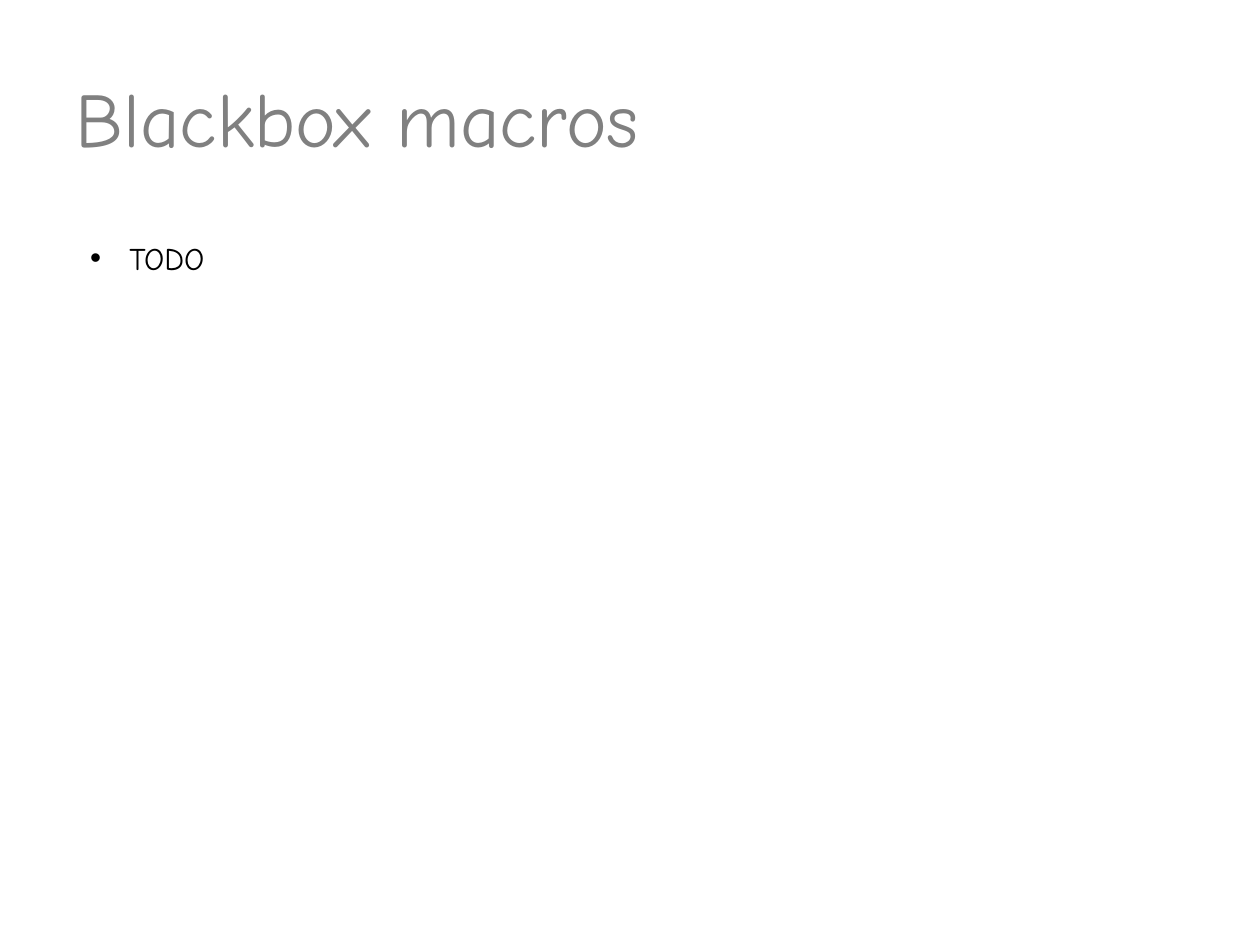
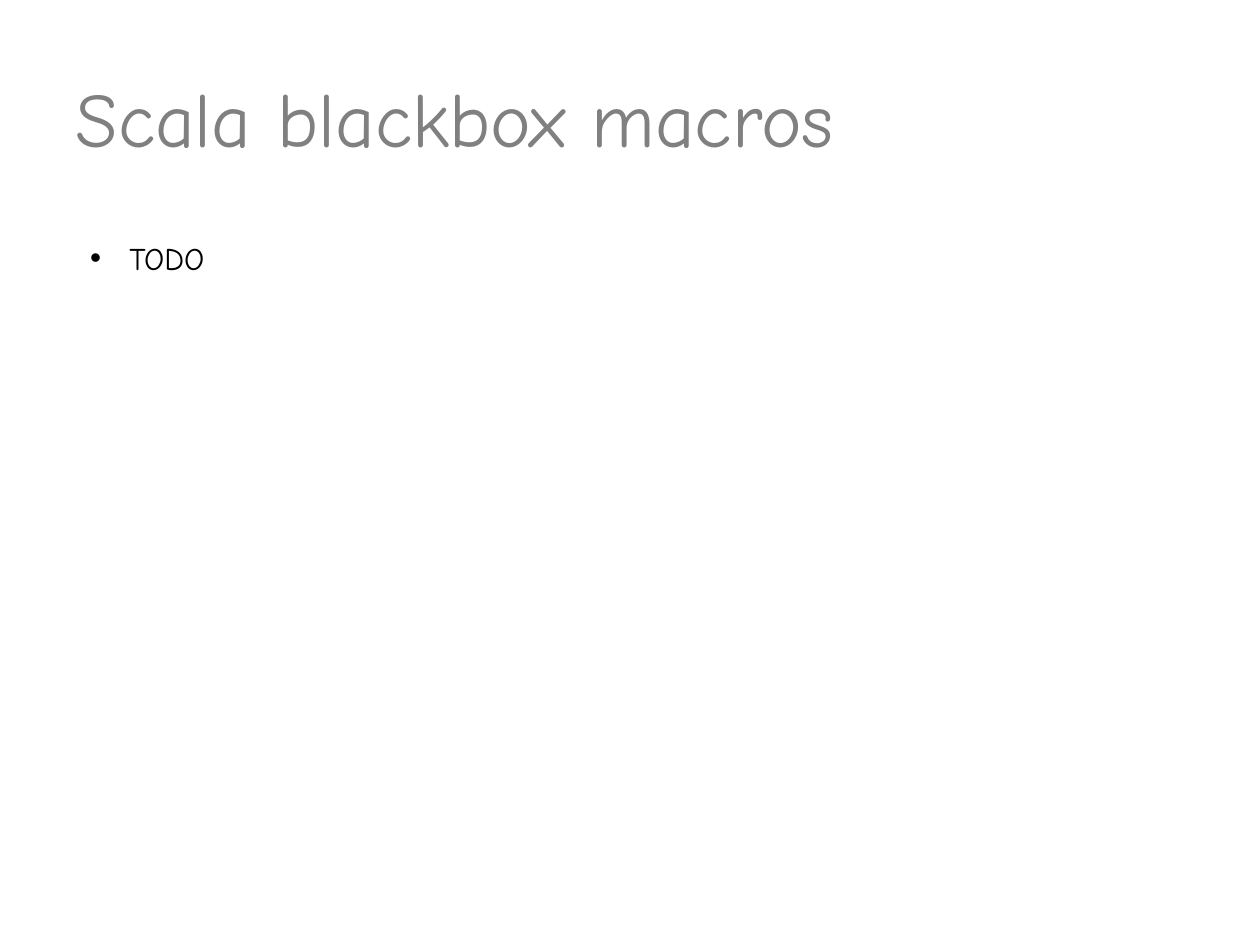
Before and after one commit to valdisxp1/scala-metaprograming-fun, a slide deck: slide 4 of Scala_metaprogramming.pptx. Drawn at 1260x945 pixels with LibreOffice and Linux fonts; fonts in the diff are those of the drawing. Boxes give left, top, right and bottom in pixels: in the first picture for what was removed or moved away, otherwise in the second. Text is boxed around its words. In the diff, an @@ line names an element or a change of style, - is before the commit and + after.

```diff
--- a/Scala_metaprogramming.pptx
+++ b/Scala_metaprogramming.pptx
@@ title at (x1=76, y1=94, x2=834, y2=148): text changed @@
-Blackbox macros
+Scala blackbox macros
```
Also in this commit, not shown: 4 other slides changed.
